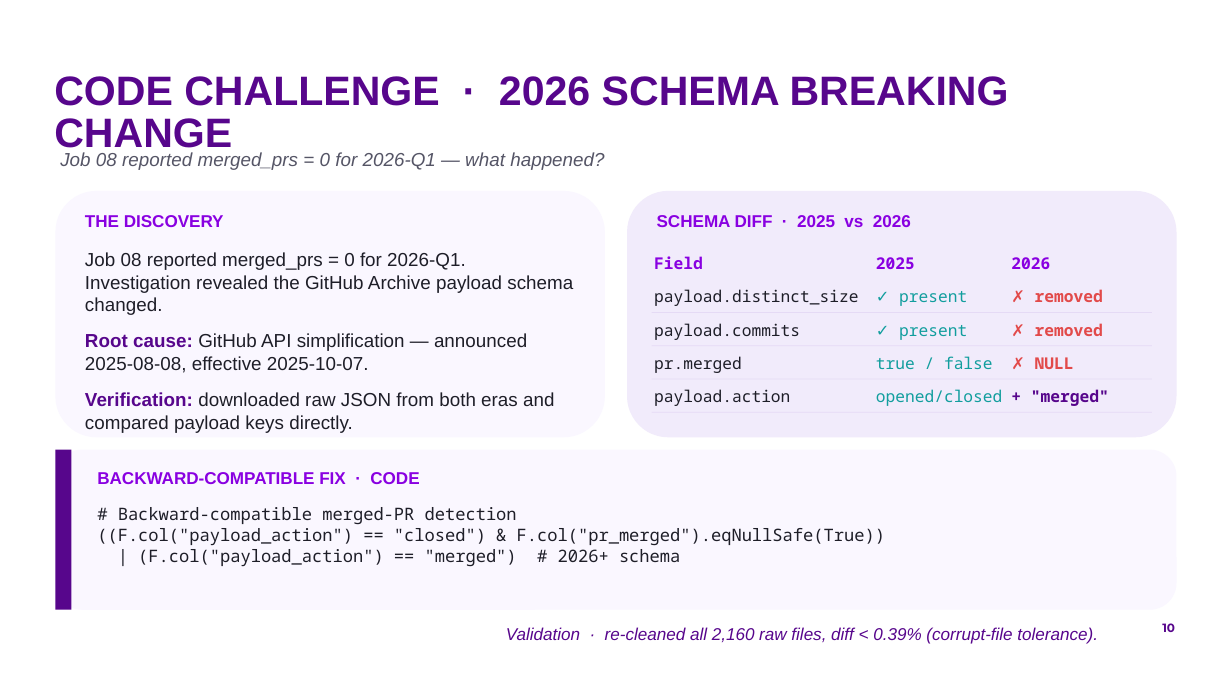
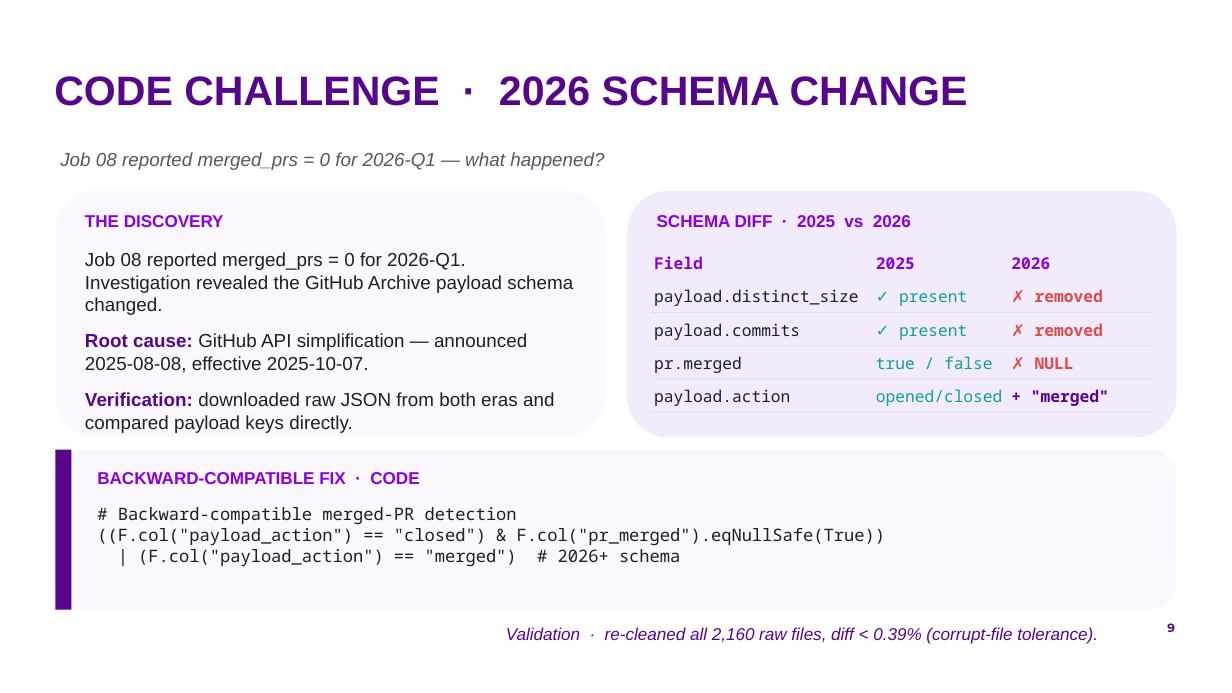
Before and after one commit to by2566-hash/OSS_Pulse, a slide deck: slide 9 of report/presentation/group9_oss_pulse.pptx (slide 10 before the commit). Drawn at 1232x693 pixels with LibreOffice and Linux fonts; fonts in the diff are those of the drawing; background and template pictures are left out. Boxes give left, top, right and bottom in pixels: in the first picture for what was removed or moved away, otherwise in the second. Text is boxed around its words. In the diff, an @@ line names an element or a change of style, - is before the commit and + after.

```diff
--- a/report/presentation/group9_oss_pulse.pptx
+++ b/report/presentation/group9_oss_pulse.pptx
@@ title at [54,76,968,106]: text changed @@
-CODE CHALLENGE · 2026 SCHEMA BREAKING CHANGE
+CODE CHALLENGE · 2026 SCHEMA CHANGE
@@ page number at [1167,623,1175,632]: text changed @@
-10
+9
```
Also in this commit, not shown: 13 other slides changed, 2 slides added, 1 slide removed, 3 other files.
